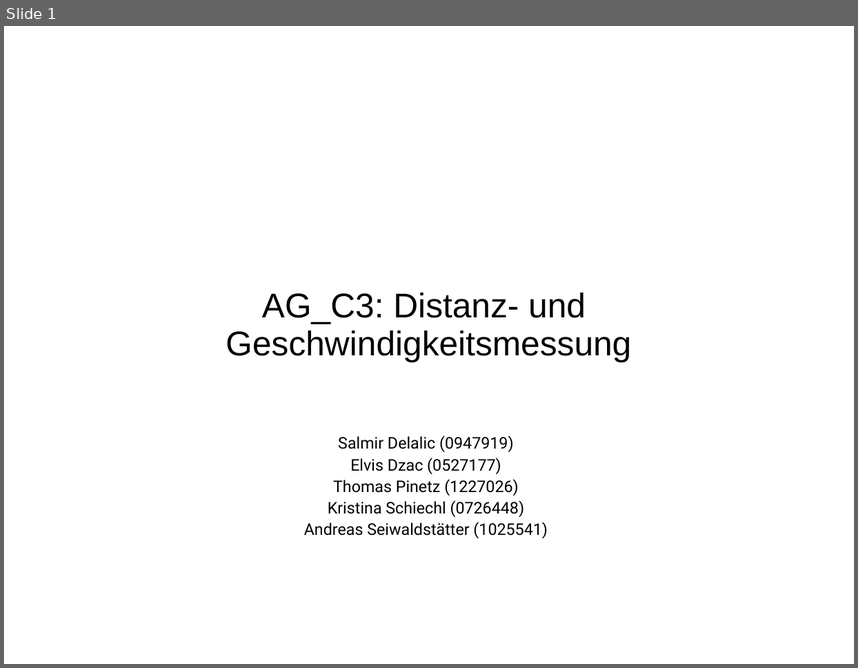
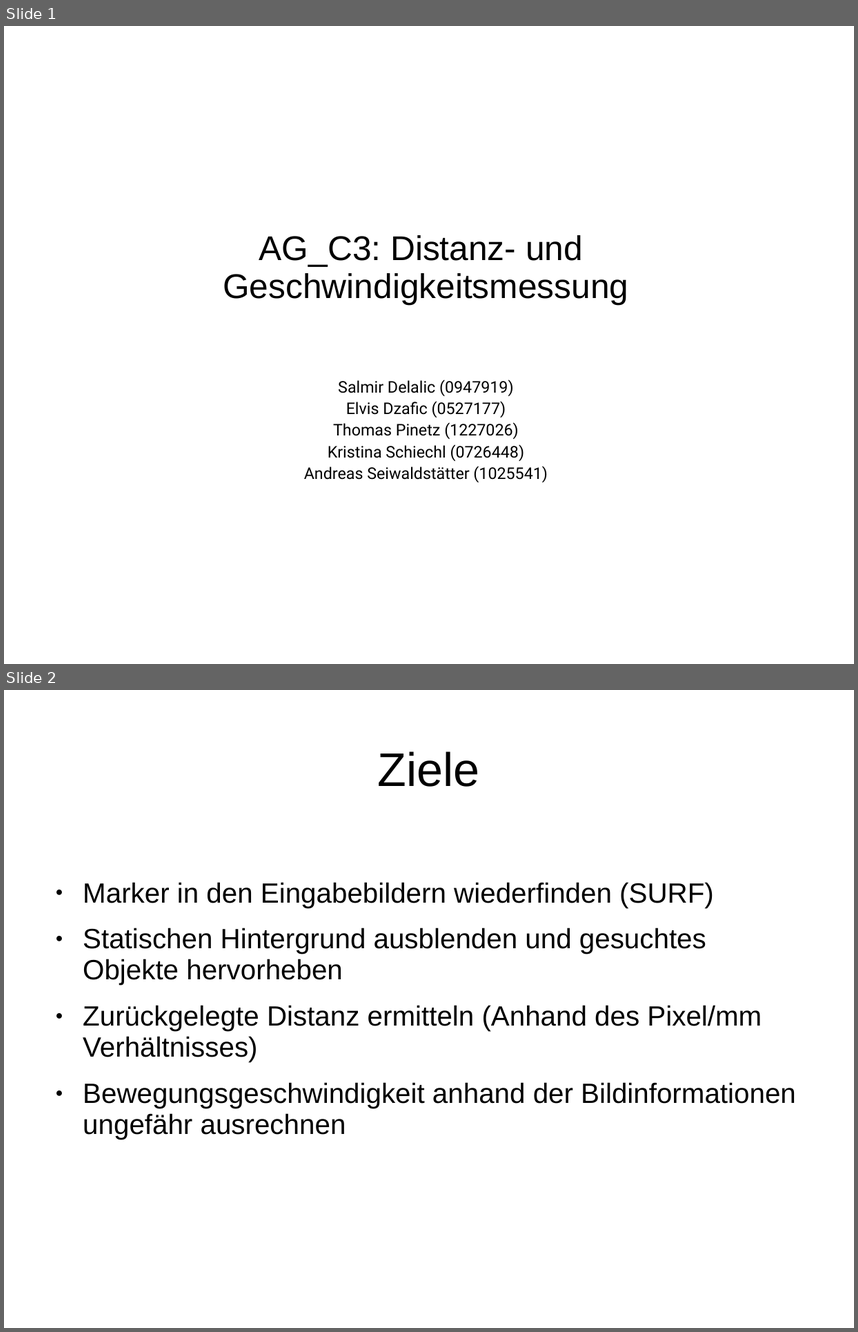
Before and after one commit to tpinetz/EDVBAG_C3, a slide deck: Documents/Zwischenpraesentation.ppt. Shown one above the other, each under a label of ours: slide 1 before the commit, slides 1 and 2 after it. The pictures are 858x668 and 858x1332 pixels, drawn with LibreOffice and Linux fonts; fonts in the diff are those of the drawing. Boxes give left, top, right and bottom in pixels: in the first picture for what was removed or moved away, otherwise in the second. Text is boxed around its words. In the diff, an @@ line names an element or a change of style, - is before the commit and + after.

```diff
--- a/Documents/Zwischenpraesentation.ppt
+++ b/Documents/Zwischenpraesentation.ppt
@@ slide 2 added at (x1=4, y1=690, x2=854, y2=1328), background #FFFFFF @@
@@ title added at (x1=378, y1=751, x2=480, y2=787), 44 pt, text #000000 @@
+Ziele
@@ text added at (x1=83, y1=882, x2=796, y2=1139), 26 pt, text #000000 @@
+● Marker in den Eingabebildern wiederfinden (SURF)
+● Statischen Hintergrund ausblenden und gesuchtes Objekte hervorheben
+● Zurückgelegte Distanz ermitteln (Anhand des Pixel/mm Verhältnisses)
+● Bewegungsgeschwindigkeit anhand der Bildinformationen ungefähr ausrechnen
@@ slide 1 changed as well @@
@@ text "AG_C3: Distanz- und" moved from (x1=225, y1=292, x2=631, y2=362) to (x1=223, y1=235, x2=628, y2=305) @@
@@ text "Salmir Delalic (0947919)" moved from (x1=304, y1=435, x2=548, y2=538) to (x1=304, y1=379, x2=548, y2=482) @@
@@ text at (x1=346, y1=401, x2=506, y2=417): text changed @@
-Elvis Dzac (0527177)
+Elvis Dzafic (0527177)
```
Also in this commit, not shown: 5 other slides changed, 1 slide removed.
